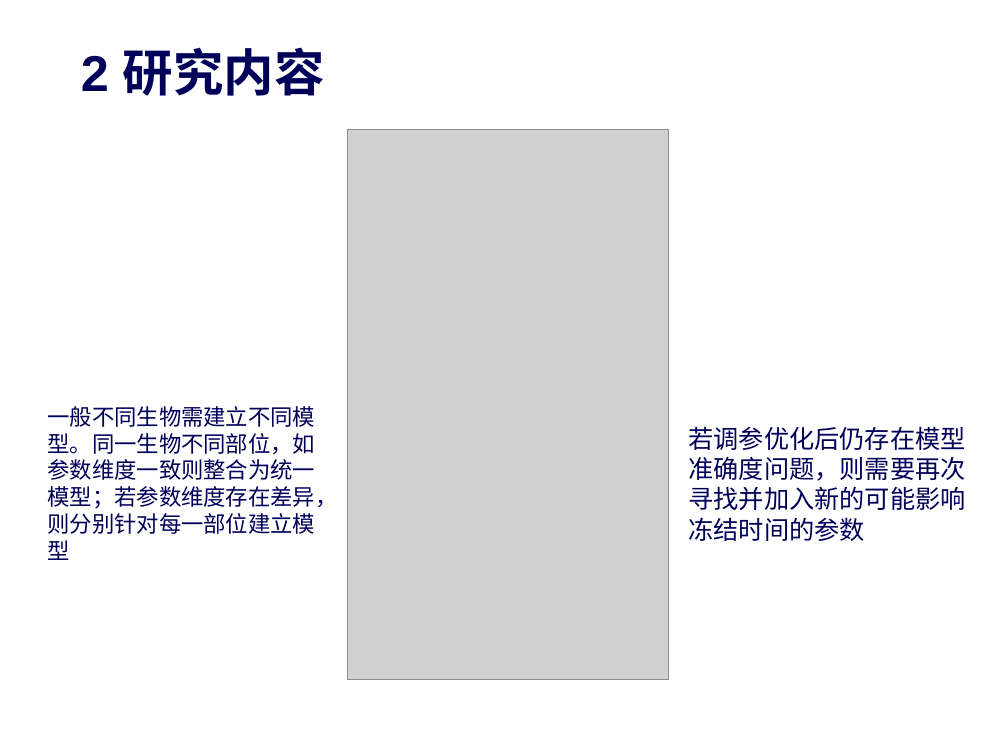
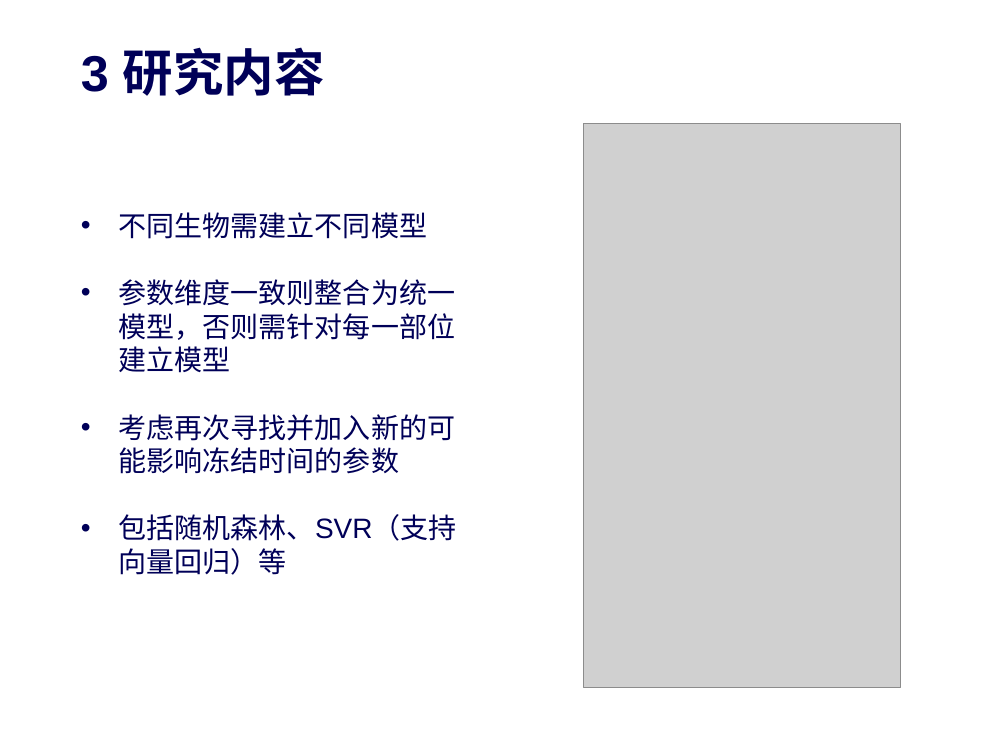
Before and after one commit to zhou-xingxing/graduate_work, a slide deck: slide 7 of 开题答辩-许茂泽.pptx (slide 5 before the commit). Drawn at 1008x756 pixels with LibreOffice and Linux fonts; fonts in the diff are those of the drawing; grey boxes stand for pictures; background and template pictures are left out. Boxes give left, top, right and bottom in pixels: in the first picture for what was removed or moved away, otherwise in the second. Text is boxed around its words. In the diff, an @@ line names an element or a change of style, - is before the commit and + after.

```diff
--- a/开题答辩-许茂泽.pptx
+++ b/开题答辩-许茂泽.pptx
@@ title at (81, 47, 325, 96): text changed @@
-2 研究内容
+3 研究内容
@@ picture removed at (347, 130, 668, 679) @@
@@ picture added at (584, 124, 901, 687) @@
@@ text at (119, 212, 457, 575): text changed; size 16 to 20 pt @@
-一般不同生物需建立不同模型。同一生物不同部位，如参数维度一致则整合为统一模型；若参数维度存在差异，则分别针对每一部位建立模型
+• 不同生物需建立不同模型
+• 参数维度一致则整合为统一模型，否则需针对每一部位建立模型
+• 考虑再次寻找并加入新的可能影响冻结时间的参数
+• 包括随机森林、SVR（支持向量回归）等
@@ text removed at (688, 426, 965, 541) @@
-若调参优化后仍存在模型准确度问题，则需要再次寻找并加入新的可能影响冻结时间的参数
```
Also in this commit, not shown: 6 other slides changed, 3 slides added, 1 slide removed, 1 other file.
